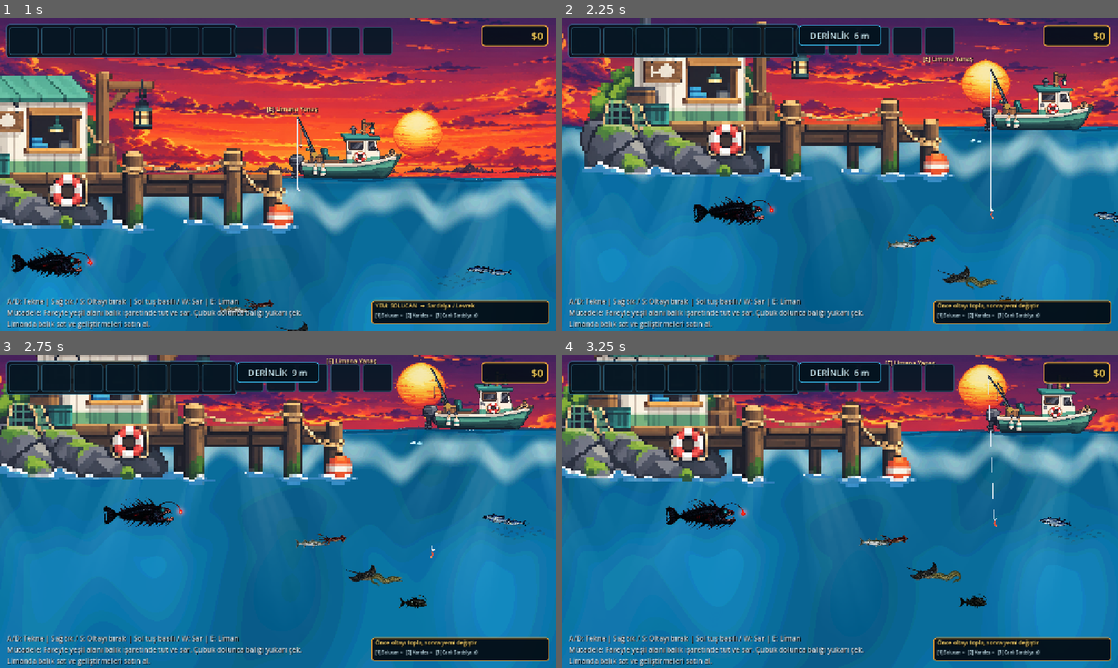
Above: before the commit, frames 1-4 (two rows, left to right).
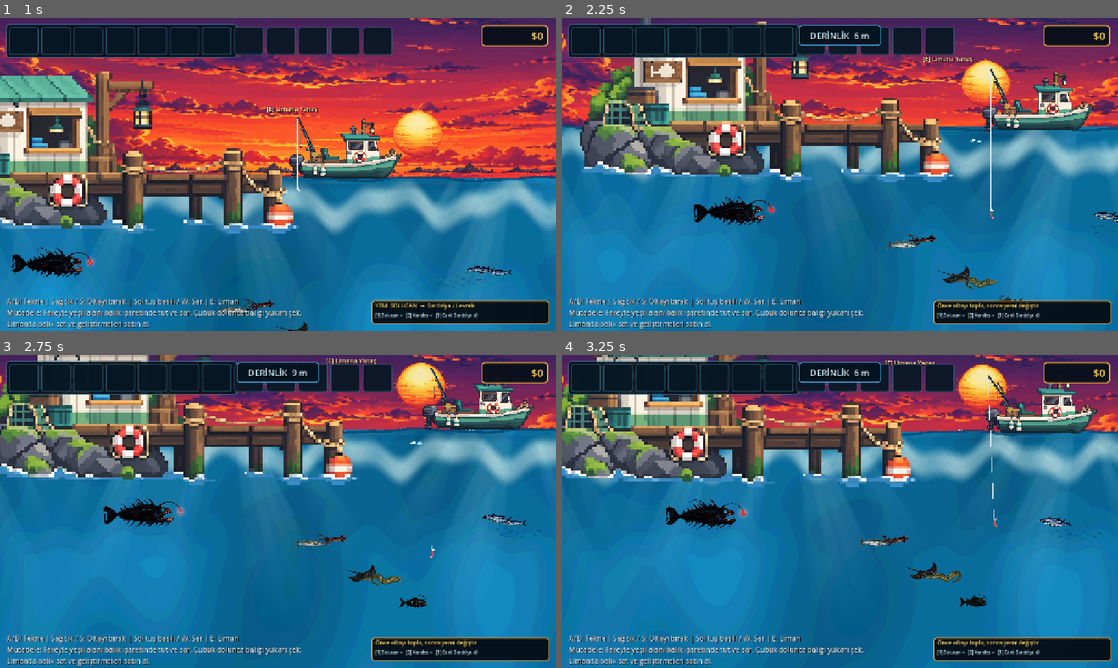
Above: after the commit, the same moments.

Repository: mirackayademir/TinyFisher
Game: Godot game, scene res://scenes/world.tscn
Two runs of this game, one before a commit and one after it. Both use one fixed random seed, a clock stepped at 60 frames per second and the inputs below.
Inputs (mouse positions are in pixels of both pictures, inside the frame that each line leads up to):
- Up to frame 1 (1 s): tap Enter at 0.5 s; move the mouse to (400, 158) at 0.52 s; hold D (move_right) from 0.53 s (still down); tap E (dock) at 0.6 s; click (400, 158) at 0.67 s
- Up to frame 2 (2.25 s): move the mouse to (728, 190) at 1.27 s; release D (move_right) at 1.28 s; hold S 1.28-2.03 s; tap 1 at 1.35 s; move the mouse to (895, 105) at 2.02 s; hold D (move_right) from 2.03 s (still down); tap 2 at 2.1 s
- Up to frame 3 (2.75 s): keep holding D (move_right)
- Up to frame 4 (3.25 s): move the mouse to (812, 574) at 2.77 s; release D (move_right) at 2.78 s; hold W from 2.78 s (still down); tap 3 at 2.85 s; click (812, 574) at 2.92 s

Frame 1 is identical in both runs. In frame 2, less than 0.1% of the frame differs, in the area x 72-79%, y 82-87%; in frame 3, less than 0.1%, in the area x 67-94%, y 51-74%; in frame 4, less than 0.1%.

Commit message:
Refine Moray full-body S-curve animation

Diff:
--- a/scenes/fish.gd
+++ b/scenes/fish.gd
@@ -56,6 +56,9 @@
 var rig_rear_body: Node2D
 var rig_core_body: Node2D
 var rig_head: Node2D
+var rig_moray_tail_tip: Node2D
+var rig_moray_mid_tail: Node2D
+var rig_moray_front_body: Node2D
 var rig_gill: Line2D
 var rig_jaw: Line2D
 var rig_texture_size: Vector2 = Vector2.ZERO
@@ -626,6 +629,9 @@
 	rig_rear_body = null
 	rig_core_body = null
 	rig_head = null
+	rig_moray_tail_tip = null
+	rig_moray_mid_tail = null
+	rig_moray_front_body = null
 	rig_gill = null
 	rig_jaw = null
 	rig_time = 0.0
@@ -651,12 +657,15 @@
 		rig_head = _create_rig_region("Head", 0.68, 1.00, 0.70, 4)
 		_setup_barracuda_face_details()
 	elif fish_type == "Müren":
-		# Müren: uzun gövde boyunca daha geniş örtüşme.
-		# Böylece dönüşler kesik değil, baştan kuyruğa akan S kıvrımı gibi görünür.
-		rig_tail = _create_rig_region("MorayTail", 0.00, 0.30, 0.27, 1)
-		rig_rear_body = _create_rig_region("MorayRear", 0.18, 0.50, 0.46, 2)
-		rig_core_body = _create_rig_region("MorayCore", 0.38, 0.72, 0.68, 3)
-		rig_head = _create_rig_region("MorayHead", 0.60, 1.00, 0.64, 4)
+		# Müren: 6 eklemli uzun gövde.
+		# Faz farkları bütün silüette kuyruktan başa akan belirgin S eğrisi üretir.
+		rig_moray_tail_tip = _create_rig_region("MorayTailTip", 0.00, 0.20, 0.18, 1)
+		rig_tail = _create_rig_region("MorayTail", 0.10, 0.34, 0.31, 2)
+		rig_moray_mid_tail = _create_rig_region("MorayMidTail", 0.23, 0.49, 0.46, 3)
+		rig_rear_body = _create_rig_region("MorayRear", 0.38, 0.64, 0.61, 4)
+		rig_core_body = _create_rig_region("MorayCore", 0.53, 0.79, 0.76, 5)
+		rig_moray_front_body = _create_rig_region("MorayFront", 0.67, 0.90, 0.86, 6)
+		rig_head = _create_rig_region("MorayHead", 0.78, 1.00, 0.81, 7)
 		_setup_moray_face_details()
 
 	fish_sprite.visible = false
@@ -810,53 +819,75 @@
 
 
 func _update_moray_rig(delta: float, speed_ratio: float) -> void:
-	var speed_factor: float = clampf(speed_ratio, 0.40, 2.9)
-	var motion_rate: float = lerpf(0.68, 1.65, (speed_factor - 0.40) / 2.50)
+	var speed_factor: float = clampf(speed_ratio, 0.35, 3.0)
+	var motion_rate: float = lerpf(0.72, 1.82, (speed_factor - 0.35) / 2.65)
 	if was_dashing:
-		motion_rate *= 1.28
+		motion_rate *= 1.34
 	rig_time += delta * motion_rate
 
-	# Müren yılan gibi bütün gövdeyi kullanır.
-	# Faz farkları S kıvrımını kuyruktan başa doğru taşır.
-	var core_wave: float = sin(rig_time * 3.35 + swim_phase)
-	var rear_wave: float = sin(rig_time * 3.35 + swim_phase + 0.92)
-	var tail_wave: float = sin(rig_time * 3.35 + swim_phase + 1.82)
-	var head_wave: float = sin(rig_time * 3.35 + swim_phase - 0.38)
-	var breath: float = (sin(rig_time * 1.28 + swim_phase) + 1.0) * 0.5
-
-	var body_amp: float = deg_to_rad(7.0 + minf(speed_factor, 2.4) * 3.1)
+	# Tam yılanvari S hareketi:
+	# aynı dalganın farklı fazları 6 gövde eklemine sırayla uygulanır.
+	# Kuyrukta açı büyük, başa yaklaştıkça azalır.
+	var wave_speed: float = 3.05
+	var p0: float = rig_time * wave_speed + swim_phase
+	var wave_head: float = sin(p0 - 0.28)
+	var wave_front: float = sin(p0 + 0.18)
+	var wave_core: float = sin(p0 + 0.72)
+	var wave_rear: float = sin(p0 + 1.28)
+	var wave_mid_tail: float = sin(p0 + 1.86)
+	var wave_tail: float = sin(p0 + 2.42)
+	var wave_tip: float = sin(p0 + 2.98)
+	var breath: float = (sin(rig_time * 1.22 + swim_phase) + 1.0) * 0.5
+
+	var body_amp: float = deg_to_rad(8.5 + minf(speed_factor, 2.5) * 3.5)
 	if was_dashing:
-		body_amp *= 1.35
-
+		body_amp *= 1.42
+
+	# Rotasyon + küçük dikey eklem kaymaları birlikte tam S silüeti üretir.
+	if rig_moray_tail_tip != null:
+		rig_moray_tail_tip.rotation = wave_tip * body_amp * 1.22
+		rig_moray_tail_tip.position.y = wave_tip * 3.8
 	if rig_tail != null:
-		rig_tail.rotation = tail_wave * body_amp * 1.00
+		rig_tail.rotation = wave_tail * body_amp * 1.02
+		rig_tail.position.y = wave_tail * 3.1
+	if rig_moray_mid_tail != null:
+		rig_moray_mid_tail.rotation = wave_mid_tail * body_amp * 0.82
+		rig_moray_mid_tail.position.y = wave_mid_tail * 2.5
 	if rig_rear_body != null:
-		rig_rear_body.rotation = rear_wave * body_amp * 0.72
+		rig_rear_body.rotation = wave_rear * body_amp * 0.62
+		rig_rear_body.position.y = wave_rear * 1.9
 	if rig_core_body != null:
-		rig_core_body.rotation = core_wave * body_amp * 0.42
+		rig_core_body.rotation = wave_core * body_amp * 0.42
+		rig_core_body.position.y = wave_core * 1.35
+	if rig_moray_front_body != null:
+		rig_moray_front_body.rotation = wave_front * body_amp * 0.24
+		rig_moray_front_body.position.y = wave_front * 0.8
 	if rig_head != null:
-		# Baş gövdeyi takip eder ama avı görebilmek için daha stabil kalır.
-		rig_head.rotation = head_wave * body_amp * 0.13
-
-	# Yılanvari hareket sırasında tüm silüet çok hafif yukarı-aşağı nefes alır.
-	articulated_rig.position.y = sin(rig_time * 1.62 + swim_phase) * 0.85
-
+		# Baş hedefe bakarken vücudu takip eder; hareket var ama en az burada.
+		rig_head.rotation = wave_head * body_amp * 0.10
+		rig_head.position.y = wave_head * 0.35
+
+	# Tüm balıkta çok hafif yükselip alçalma; S kıvrımının üstüne binmez.
+	articulated_rig.position.y = sin(rig_time * 1.15 + swim_phase) * 0.55
+
+	# Müren nefes alırken solungaç yarığı belirgin şekilde çalışır.
 	if rig_gill != null:
-		rig_gill.scale.x = lerpf(0.88, 1.16, breath)
-		rig_gill.scale.y = lerpf(0.94, 1.10, breath)
-		rig_gill.default_color.a = lerpf(0.36, 0.78, breath)
-
+		rig_gill.scale.x = lerpf(0.86, 1.20, breath)
+		rig_gill.scale.y = lerpf(0.92, 1.12, breath)
+		rig_gill.default_color.a = lerpf(0.34, 0.82, breath)
+
+	# Çene normalde hafif açık; saldırıda ekstra açılır.
 	if rig_jaw != null:
 		var jaw_points: PackedVector2Array = rig_jaw.points
 		if jaw_points.size() == 3:
-			var base_open: float = lerpf(1.0, 2.8, breath)
-			var attack_open: float = 3.8 if was_dashing else 0.0
+			var base_open: float = lerpf(1.0, 3.0, breath)
+			var attack_open: float = 4.2 if was_dashing else 0.0
 			var jaw_open: float = base_open + attack_open
 			var jaw_y: float = -rig_texture_size.y * 0.5 + rig_texture_size.y * 0.56
 			jaw_points[1].y = jaw_y + 2.0 + jaw_open
-			jaw_points[2].y = jaw_y + 0.8 + jaw_open * 0.62
+			jaw_points[2].y = jaw_y + 0.8 + jaw_open * 0.64
 			rig_jaw.points = jaw_points
-		rig_jaw.default_color.a = 0.62 if was_dashing else lerpf(0.36, 0.55, breath)
+		rig_jaw.default_color.a = 0.66 if was_dashing else lerpf(0.36, 0.58, breath)
 
 	_update_rig_direction()
 
@@ -1028,4 +1059,16 @@
 		articulated_rig.rotation = 0.0
 		articulated_rig.position = Vector2.ZERO
 		articulated_rig.modulate = Color.WHITE
+		for rig_node: Node2D in [
+			rig_moray_tail_tip,
+			rig_tail,
+			rig_moray_mid_tail,
+			rig_rear_body,
+			rig_core_body,
+			rig_moray_front_body,
+			rig_head
+		]:
+			if rig_node != null:
+				rig_node.rotation = 0.0
+				rig_node.position.y = 0.0
 		_update_rig_direction()
